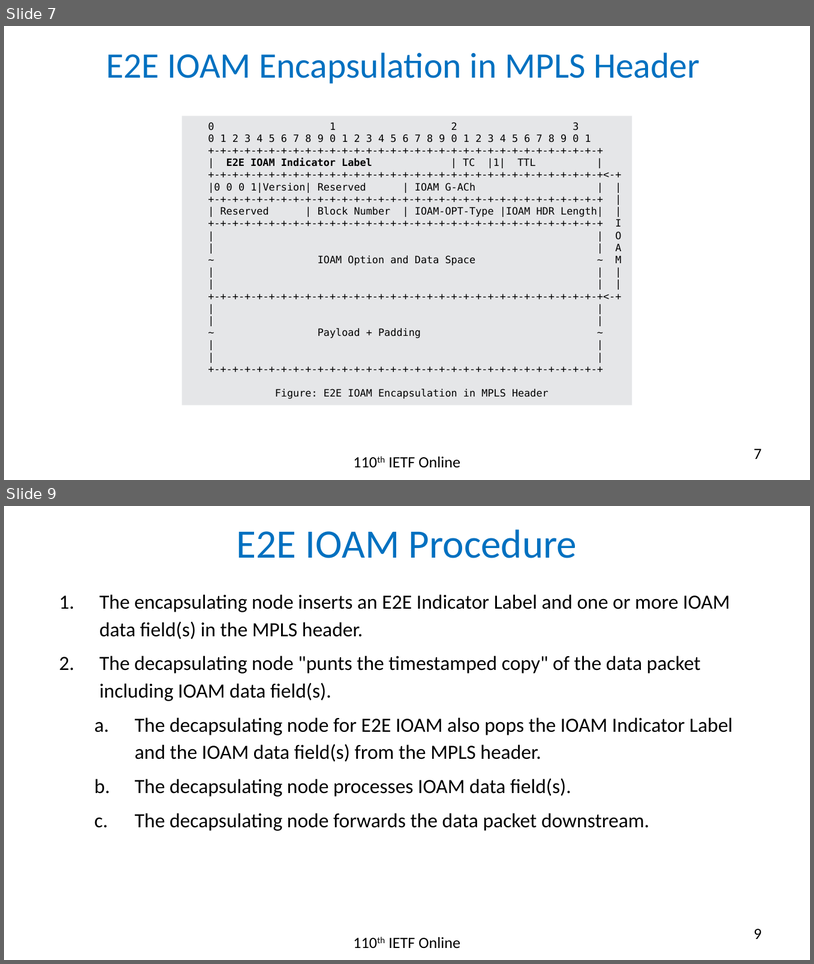
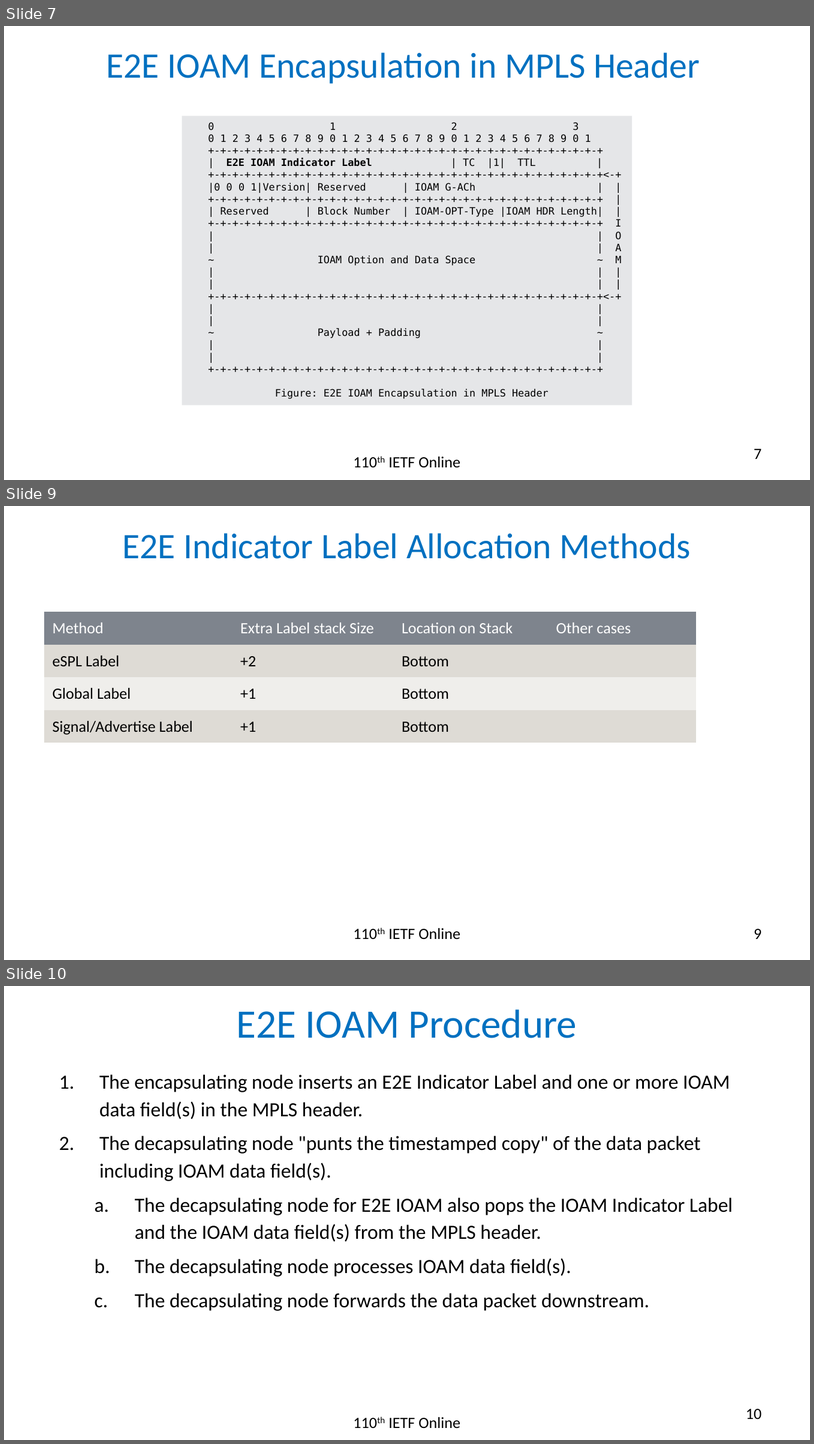
Before and after one commit to rakgandhi/ietf-slides, a slide deck: draft-gandhi-mpls-ioam-sr-05.pptx. Shown one above the other, each under a label of ours: slides 7 and 9 before the commit, slides 7, 9 and 10 after it; the slides between them are not shown. The pictures are 814x964 and 814x1444 pixels, drawn with LibreOffice and Linux fonts; fonts in the diff are those of the drawing. Boxes give left, top, right and bottom in pixels: in the first picture for what was removed or moved away, otherwise in the second. Text is boxed around its words. In the diff, an @@ line names an element or a change of style, - is before the commit and + after.

```diff
--- a/draft-gandhi-mpls-ioam-sr-05.pptx
+++ b/draft-gandhi-mpls-ioam-sr-05.pptx
@@ slide 9 added at (4, 506, 810, 960), background #FFFFFF @@
@@ title added at (122, 533, 691, 559), 32 pt, text #0070C0 @@
+E2E Indicator Label Allocation Methods
@@ table added at (44, 612, 696, 742), 4 rows, 4 columns @@
+Method | Extra Label stack Size | Location on Stack | Other cases
+eSPL Label | +2 | Bottom | 
+Global Label | +1 | Bottom | 
+Signal/Advertise Label | +1 | Bottom | 
@@ text added at (389, 928, 461, 939), 14 pt, text #000000 @@
+110th IETF Online
@@ page number added at (754, 928, 762, 939), 14 pt, text #000000 @@
+9
@@ what was slide 9 is now slide 10 @@
@@ page number at (746, 1408, 762, 1419): text changed @@
-9
+10
```
Also in this commit, not shown: 5 slides changed, 1 other slide added, 1 other file.
